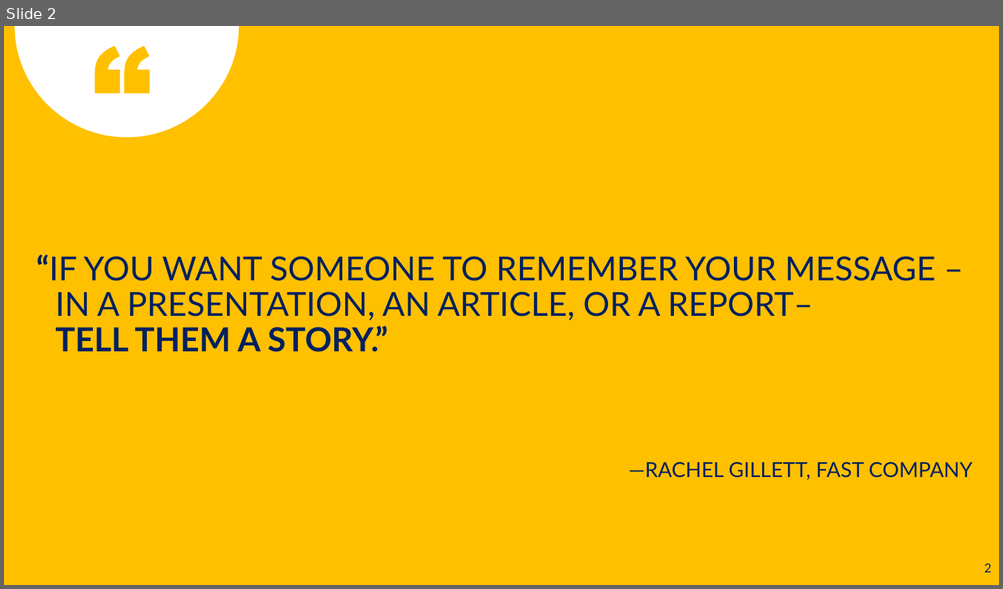
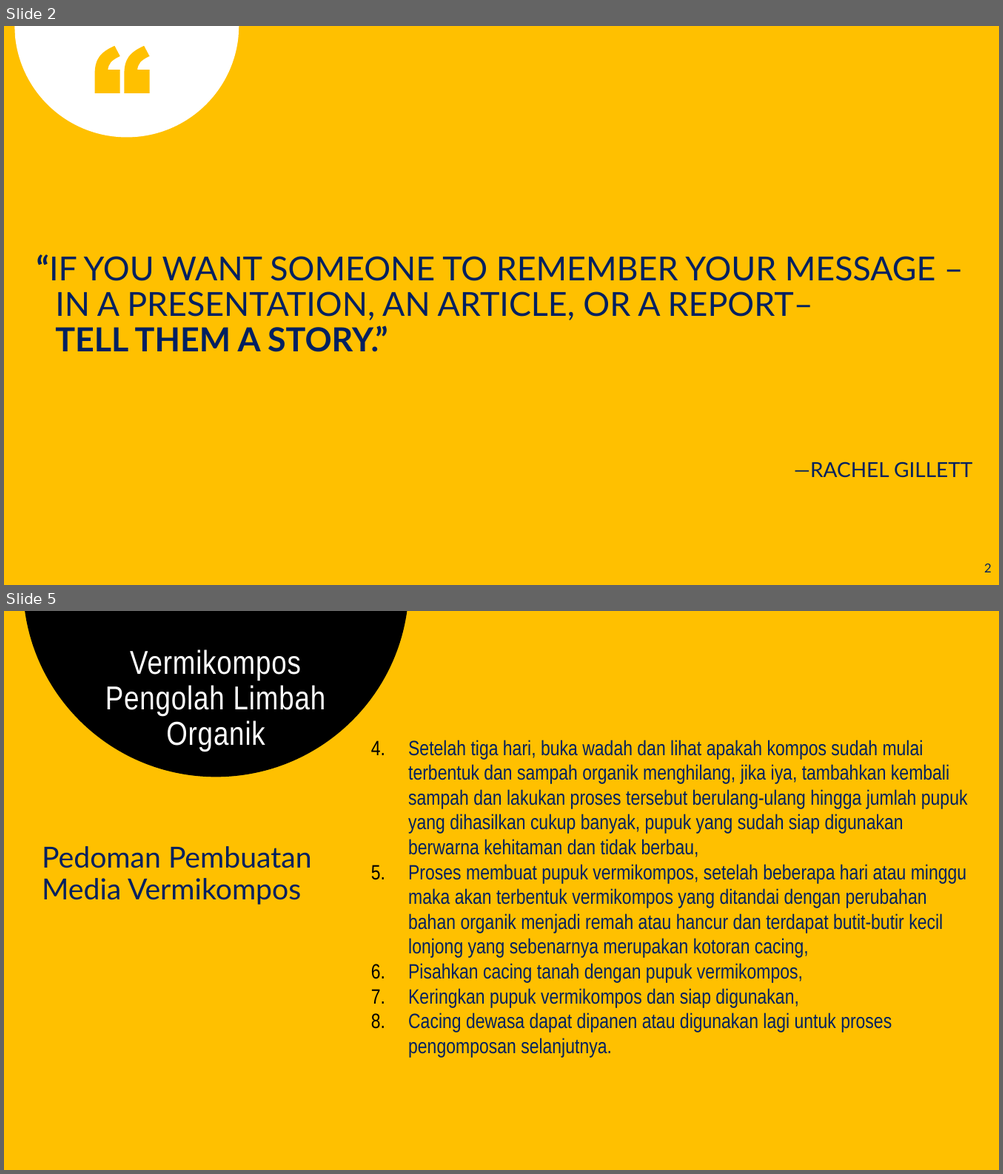
Before and after one commit to chariotofthesun/kkngenap2024, a slide deck: petunjuk teknis luaran kkn untag sby.pptx. Shown one above the other, each under a label of ours: slide 2 before the commit, slides 2 and 5 after it; the slides between them are not shown. The pictures are 1003x589 and 1003x1174 pixels, drawn with LibreOffice and Linux fonts; fonts in the diff are those of the drawing. Boxes give left, top, right and bottom in pixels: in the first picture for what was removed or moved away, otherwise in the second. Text is boxed around its words. In the diff, an @@ line names an element or a change of style, - is before the commit and + after.

```diff
--- a/petunjuk teknis luaran kkn untag sby.pptx
+++ b/petunjuk teknis luaran kkn untag sby.pptx
@@ slide 5 added at (4,611,999,1170), background #FFC000 @@
@@ freeform shape added at (22,611,408,777), fill #000000 @@
@@ title added at (105,649,326,752), 32 pt, text #FFFFFF @@
+Vermikompos
+Pengolah Limbah Organik
@@ text added at (408,740,967,1058), 20 pt, text #002060 @@
+4. Setelah tiga hari, buka wadah dan lihat apakah kompos sudah mulai terbentuk dan sampah organik menghilang, jika iya, tambahkan kembali sampah dan lakukan proses tersebut berulang-ulang hingga jumlah pupuk yang dihasilkan cukup banyak, pupuk yang sudah siap digunakan berwarna kehitaman dan tidak berbau,
+5. Proses membuat pupuk vermikompos, setelah beberapa hari atau minggu maka akan terbentuk vermikompos yang ditandai dengan perubahan bahan organik menjadi remah atau hancur dan terdapat butit-butir kecil lonjong yang sebenarnya merupakan kotoran cacing,
+6. Pisahkan cacing tanah dengan pupuk vermikompos,
+7. Keringkan pupuk vermikompos dan siap digunakan,
+8. Cacing dewasa dapat dipanen atau digunakan lagi untuk proses pengomposan selanjutnya.
@@ text added at (42,846,312,905), 28 pt, text #002060 @@
+Pedoman Pembuatan Media Vermikompos
@@ slide 2 changed as well @@
@@ text at (794,462,972,478): text changed @@
-—RACHEL GILLETT, FAST COMPANY
+—RACHEL GILLETT
```
Also in this commit, not shown: 8 other slides changed, 4 other slides added, 12 slides removed.
